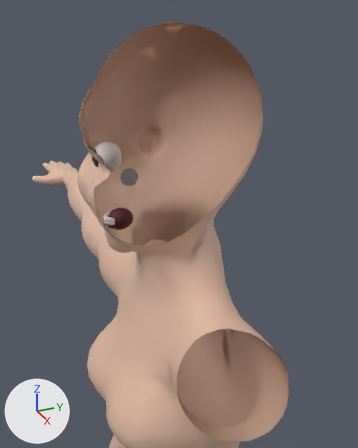
One commit to the glTF model characters/alis/model/alis.glb: the scene before it, then after it.
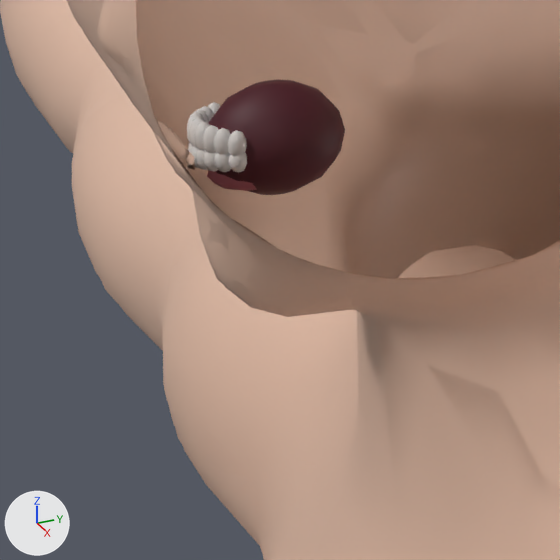
The first picture shows the older version from a camera (50 mm lens) standing at (0.5304, -0.2229, 1.6211) and looking at (0.0332, 0.0008, 1.3725). The close-ups show the older and then the newer version on the part from 19% to 49% of the width and 43% to 67% of the height of that picture. Only the edits that show in the close-ups are written down. Lighting does not change. The marker at lower left points along +X, +Y and +Z. Everything nearer to the camera than a plane just in front of the edit is cut away. Vertices at exactly the same position are counted once.

The scene before the commit, as lines of its bpy script (objects in view):
```python
me_body_001 = bpy.data.meshes.new('Body.001')
me_body_001.from_pydata(...)  # 5965 vertices, 11954 faces; spans x -0.78..0.78, y -0.16..0.13, z 0.0..1.6
# faces by material slot: [1430, 1116, 2603, 617, 2508, 3680]
me_body_001.materials.append(mat_torso)  # beige #dfbaa4
me_body_001.materials.append(mat_arms)  # beige #dfbaa4
me_body_001.materials.append(mat_legs)  # beige #dfbaa4
me_body_001.materials.append(mat_feet)  # beige #dfbaa4
me_body_001.materials.append(mat_hands)  # beige #dfbaa4
me_body_001.materials.append(mat_head)  # beige #dfbaa4
me_body_lod1_001 = bpy.data.meshes.new('Body_LOD1.001')
me_body_lod1_001.from_pydata(...)  # 2840 vertices, 5684 faces; spans x -0.78..0.78, y -0.16..0.13, z 0.0..1.6
# faces by material slot: [900, 683, 1574, 444, 882, 1201]
me_body_lod1_001.materials.append(mat_torso)  # beige #dfbaa4
me_body_lod1_001.materials.append(mat_arms)  # beige #dfbaa4
me_body_lod1_001.materials.append(mat_legs)  # beige #dfbaa4
me_body_lod1_001.materials.append(mat_feet)  # beige #dfbaa4
me_body_lod1_001.materials.append(mat_hands)  # beige #dfbaa4
me_body_lod1_001.materials.append(mat_head)  # beige #dfbaa4
me_mouth = bpy.data.meshes.new('Mouth')
me_mouth.from_pydata(...)  # 856 vertices, 1596 faces; spans x -0.012..0.012, y -0.0827..-0.046, z 1.364..1.391
# faces by material slot: [196, 1280, 120]
me_mouth.materials.append(mat_mouth_inside)  # dark red #592430
me_mouth.materials.append(mat_teeth)  # white #fcf9f6
me_mouth.materials.append(mat_tongue)  # pink #c46f7c
ob_body = bpy.data.objects.new('Body', me_body_001)
ob_body.location = (0.0, 0.0, 0.0)
ob_body_lod1 = bpy.data.objects.new('Body_LOD1', me_body_lod1_001)
ob_body_lod1.location = (0.0, 0.0, 0.0)
ob_mouth = bpy.data.objects.new('Mouth', me_mouth)
ob_mouth.location = (0.0, 0.0, 0.0)
```
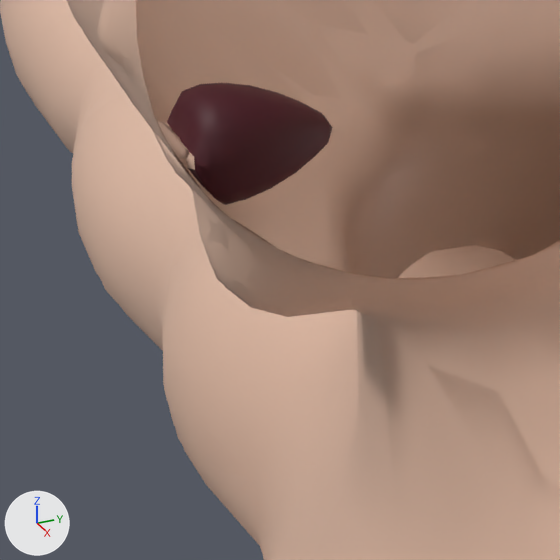
Changed parts and their boxes (x1, y1, x2, y2) in the close-ups (560 x 560 px; the box of a moved part takes in the faces that stretch with it):
'Mouth', reshaped: before (187, 79, 345, 195); after (167, 83, 332, 205)
part 1 of me_mouth, moved or reshaped (not visible afterwards): before (200, 106, 214, 121)
part 2 of me_mouth, moved or reshaped (not visible afterwards): before (189, 117, 204, 148)
part 3 of me_mouth, moved or reshaped (not visible afterwards): before (187, 114, 202, 143)
part 4 of me_mouth, moved or reshaped (not visible afterwards): before (214, 128, 231, 154)
part 5 of me_mouth, moved or reshaped (not visible afterwards): before (207, 170, 257, 191)
part 6 of me_mouth, moved or reshaped (not visible afterwards): before (190, 147, 199, 168)
part 7 of me_mouth, moved or reshaped (not visible afterwards): before (215, 153, 231, 172)
part 8 of me_mouth, rebuilt (21% wider): before (209, 79, 345, 195); after (167, 83, 332, 205)
part 9 of me_mouth, deleted: before (187, 102, 247, 173)

Patch to the scene script:
```diff
--- a/characters/alis/model/alis.glb.py
+++ b/characters/alis/model/alis.glb.py
@@ me_mouth @@
 # used by ob_mouth; location = (0.0, 0.0, 0.0)
-me_mouth.from_pydata(...)  # 856 vertices, 1596 faces; spans x -0.012..0.012, y -0.0827..-0.046, z 1.364..1.391
+me_mouth.from_pydata(...)  # 957 vertices, 1791 faces; spans x -0.0129..0.0133, y -0.0874..-0.0482, z 1.3656..1.3915
+# me_mouth part 1: the loose piece of 34 vertices spanning x -0.0085..-0.0053, y -0.0787..-0.0743, z 1.3776..1.3852 is moved by (0.0005, 0.0017, 0.0)
+# me_mouth part 2: the loose piece of 34 vertices spanning x -0.0006..0.0026, y -0.0827..-0.0783, z 1.3776..1.3862 is moved by (-0.0019, 0.0027, 0.0)
+# me_mouth part 3: the loose piece of 34 vertices spanning x -0.0026..0.0006, y -0.0827..-0.0783, z 1.3776..1.3862 is moved by (0.0019, 0.0027, 0.0)
+# me_mouth part 4: the loose piece of 34 vertices spanning x 0.0053..0.0085, y -0.0787..-0.0743, z 1.3776..1.3852 is moved by (-0.0005, 0.0017, 0.0)
+# me_mouth part 5: the loose piece of 69 vertices spanning x -0.0086..0.0086, y -0.0789..-0.0539, z 1.3663..1.3752 is scaled about its middle by (0.902, 0.917, 0.851), then moved by (0.0, -0.0007, 0.0017)
+# me_mouth part 6: the loose piece of 34 vertices spanning x -0.0006..0.0026, y -0.0827..-0.0783, z 1.3734..1.3806 is moved by (-0.0019, 0.0027, 0.0)
+# me_mouth part 7: the loose piece of 34 vertices spanning x 0.0053..0.0085, y -0.0787..-0.0743, z 1.3742..1.3806 is moved by (-0.0005, 0.0017, 0.0)
+# me_mouth part 8: the loose piece of 107 vertices spanning x -0.012..0.012, y -0.0785..-0.046, z 1.364..1.391 is rebuilt with 208 vertices and now spans x -0.0129..0.0133, y -0.0874..-0.0482, z 1.3656..1.3915
+# me_mouth part 9: 12 loose pieces with 408 vertices, spanning x -0.0105..0.0105, y -0.082..-0.0717, z 1.3736..1.3859, are deleted
+# other edits to the shape of me_mouth do not show in these pictures
 me_mouth.materials.append(mat_mouth_inside)
```
